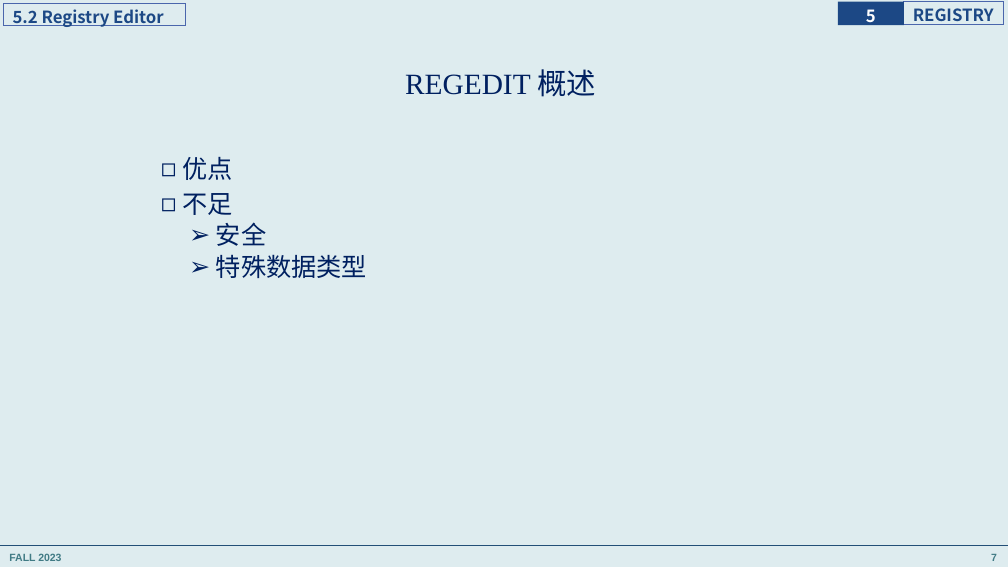
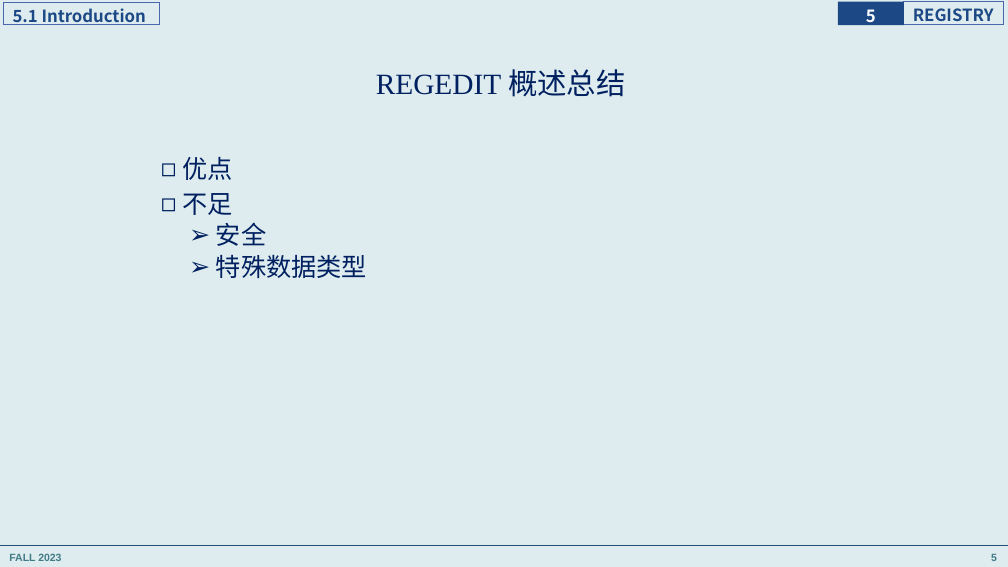
Before and after one commit to principleWindows/win-principle-2023, a slide deck: slide 5 of slides/instruction/principleWindows_5.pptx (slide 7 before the commit). Drawn at 1008x567 pixels with LibreOffice and Linux fonts; fonts in the diff are those of the drawing. Boxes give left, top, right and bottom in pixels: in the first picture for what was removed or moved away, otherwise in the second. Text is boxed around its words. In the diff, an @@ line names an element or a change of style, - is before the commit and + after.

```diff
--- a/slides/instruction/principleWindows_5.pptx
+++ b/slides/instruction/principleWindows_5.pptx
@@ rectangle "5.1 Introduction": place and size @@
-rectangle "5.1 Introduction" at [4,4,186,26]
+rectangle "5.1 Introduction" at [4,2,160,25]
@@ text in rectangle at [13,8,146,25]: text changed @@
-5.2 Registry Editor
+5.1 Introduction
@@ title at [376,69,625,97]: text changed @@
-REGEDIT 概述
+REGEDIT 概述总结
@@ page number at [991,554,997,561]: text changed @@
-7
+5
```
Also in this commit, not shown: 3 other slides changed, 8 other files.
